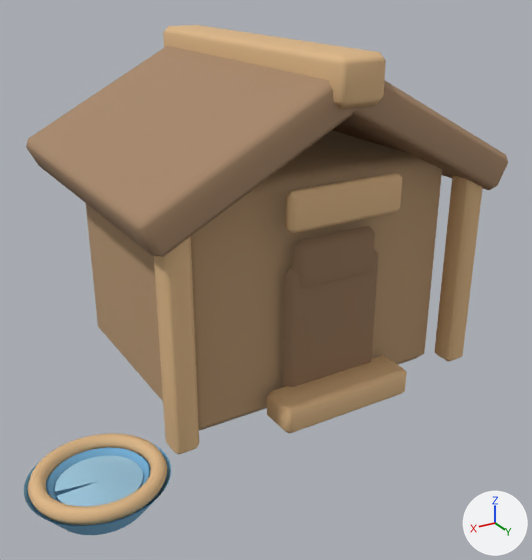
The glTF model apps/garden/public/assets/models/DogHouse.glb: old version first, new version second.
Before and after are seen from a 50 mm camera at (0.993, 1.704, 1.062) aimed at (0.088, 0.196, 0.308). Arrows for +X, +Y and +Z are at lower right; the lights stay in place. The first picture is the older version. Where no turn or scale is listed for an object, it has been applied to the vertices.

Names of what the first picture shows: 'DogHouse_Bowl_Rim', 'DogHouse_Bowl_Water', 'DogHouse_Door', 'DogHouse_DoorTop', 'DogHouse_NamePlate', 'DogHouse_RidgeCap', 'DogHouse_Roof_Left', 'DogHouse_Roof_Right', 'DogHouse_Threshold', 'DogHouse_Trim_Left', 'DogHouse_Trim_Right', 'DogHouse_Walls' and 1 more.
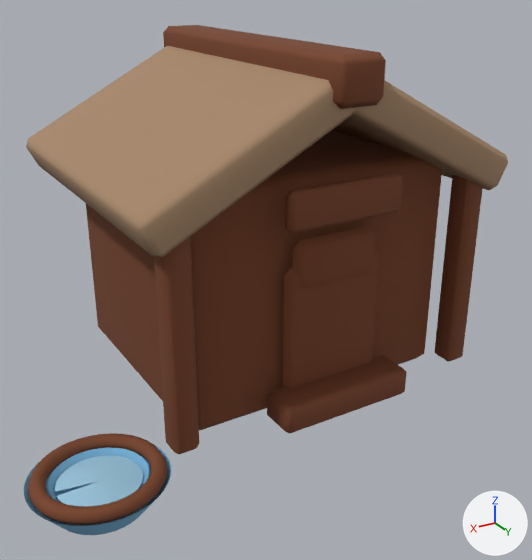
The change, as a diff of the scene's bpy script:
```diff
--- a/apps/garden/public/assets/models/DogHouse.glb.py
+++ b/apps/garden/public/assets/models/DogHouse.glb.py
@@ mat_material_doghouse_darkredwood @@
 mat_material_doghouse_darkredwood = principled_material('Material.DogHouse.DarkRedWood')
-mat_material_doghouse_darkredwood.base_color = (0.3, 0.18, 0.1)  # brown #957659
+mat_material_doghouse_darkredwood.base_color = (0.18, 0.052, 0.018)  # brown #764024
 mat_material_doghouse_darkredwood.roughness = 0.94
@@ mat_material_doghouse_warmtrim @@
 mat_material_doghouse_warmtrim = principled_material('Material.DogHouse.WarmTrim')
-mat_material_doghouse_warmtrim.base_color = (0.72, 0.47, 0.24)  # beige #ddb686
+mat_material_doghouse_warmtrim.base_color = (0.18, 0.052, 0.018)  # brown #764024
 mat_material_doghouse_warmtrim.roughness = 0.86
@@ mat_material_doghouse_redwood @@
 mat_material_doghouse_redwood = principled_material('Material.DogHouse.RedWood')
-mat_material_doghouse_redwood.base_color = (0.48, 0.31, 0.17)  # brown #b89773
+mat_material_doghouse_redwood.base_color = (0.18, 0.052, 0.018)  # brown #764024
 mat_material_doghouse_redwood.roughness = 0.92
```

Location of each change, (x1, y1, x2, y2) in pixels of the pictures (532 x 560 px):
'DogHouse_Walls', recoloured (darker)
    both: (86, 130, 442, 431)
'DogHouse_Door', recoloured (darker)
    both: (283, 249, 378, 387)
'DogHouse_RidgeCap', recoloured (beige to brown)
    both: (163, 25, 386, 109)
'DogHouse_Trim_Right', recoloured (beige to brown)
    both: (154, 236, 199, 454)
'DogHouse_Threshold', recoloured (beige to brown)
    both: (267, 355, 407, 434)
'DogHouse_Trim_Left', recoloured (beige to brown)
    both: (435, 175, 483, 362)
'DogHouse_Bowl_Rim', recoloured (beige to brown)
    both: (28, 433, 167, 525)
'DogHouse_NamePlate', recoloured (beige to brown)
    both: (285, 173, 402, 233)
'DogHouse_DoorTop', recoloured (darker)
    both: (293, 226, 375, 289)
